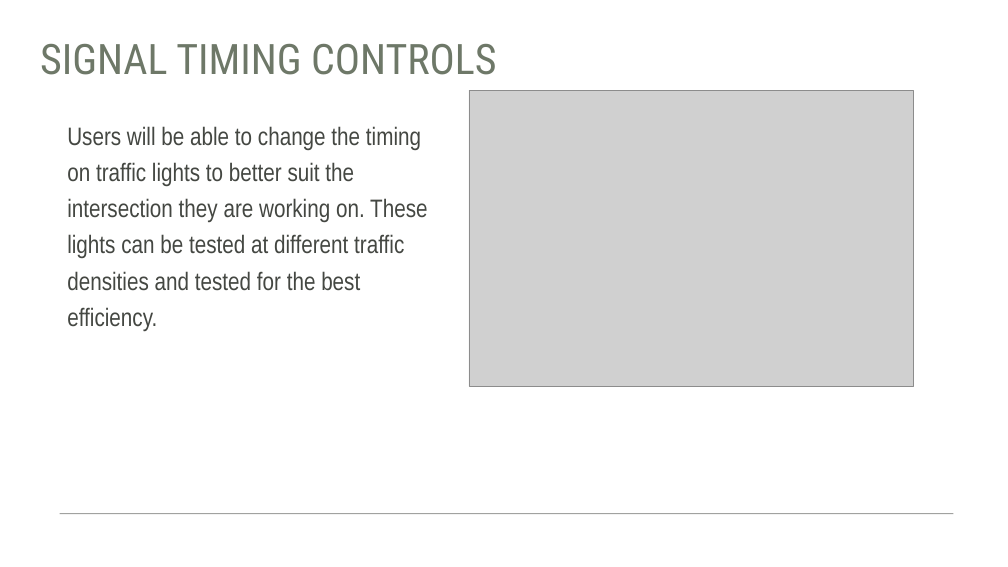
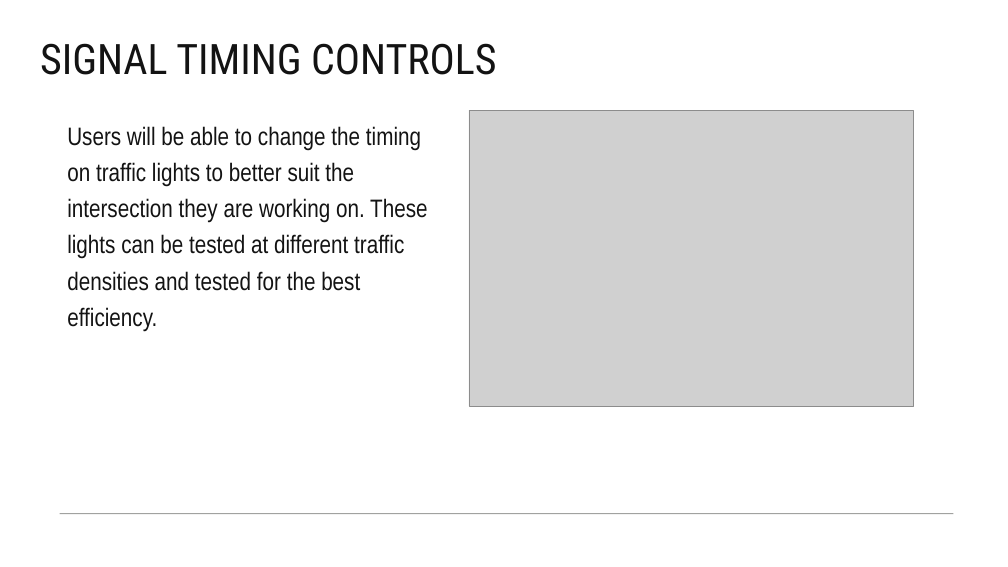
Before and after one commit to Team-Gala-JP/Team-Gala-JP, a slide deck: slide 5 of Traffic Sim.pptx. Drawn at 1008x567 pixels with LibreOffice and Linux fonts; fonts in the diff are those of the drawing; grey boxes stand for pictures. Boxes give left, top, right and bottom in pixels: in the first picture for what was removed or moved away, otherwise in the second. Text is boxed around its words. In the diff, an @@ line names an element or a change of style, - is before the commit and + after.

```diff
--- a/Traffic Sim.pptx
+++ b/Traffic Sim.pptx
@@ title "SIGNAL TIMING CONTROLS" at box(40, 43, 496, 75): text colour #6E7868 to #131313 @@
@@ text "Users will be able to ..." at box(67, 126, 427, 332): text colour #444742 to #131313 @@
@@ picture: place and size @@
-picture at box(469, 90, 913, 386)
+picture at box(469, 110, 913, 407)
```
Also in this commit, not shown: 5 other slides changed, 3 slides added.
